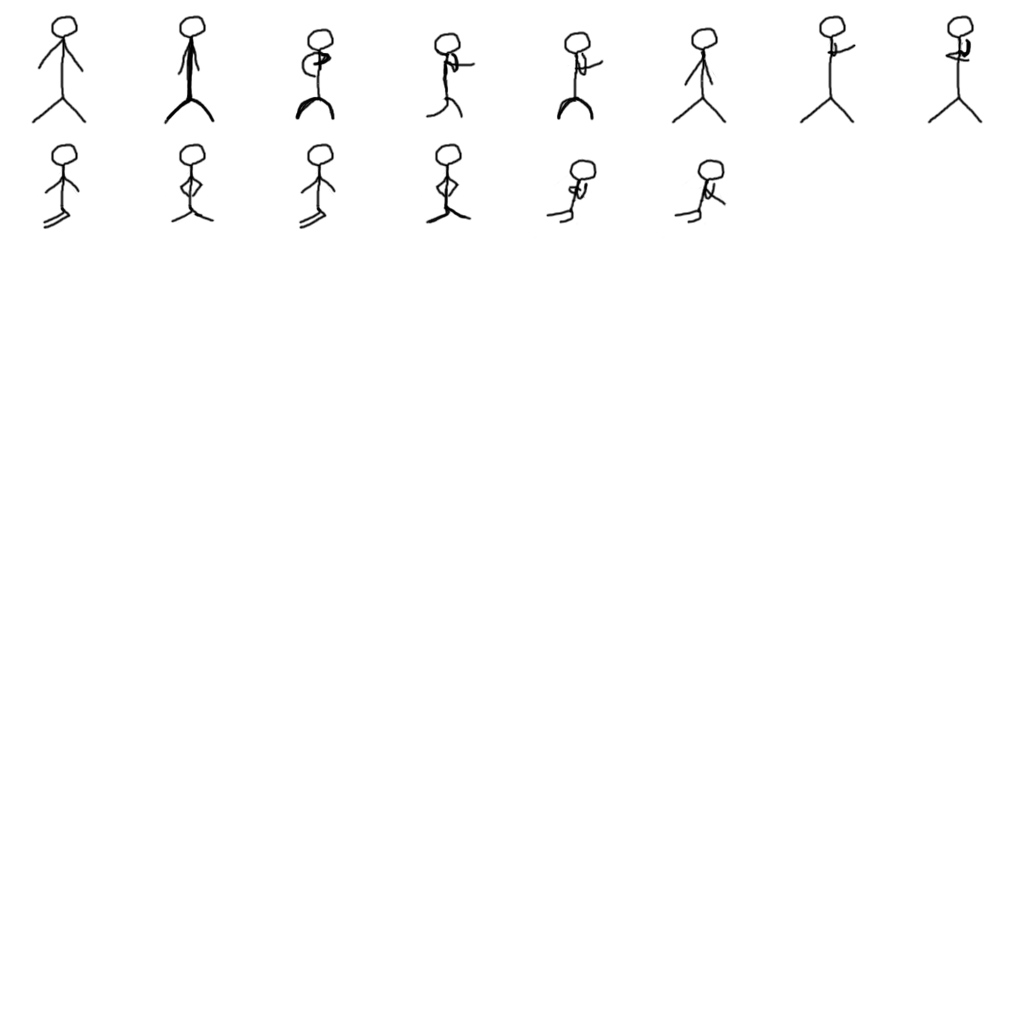
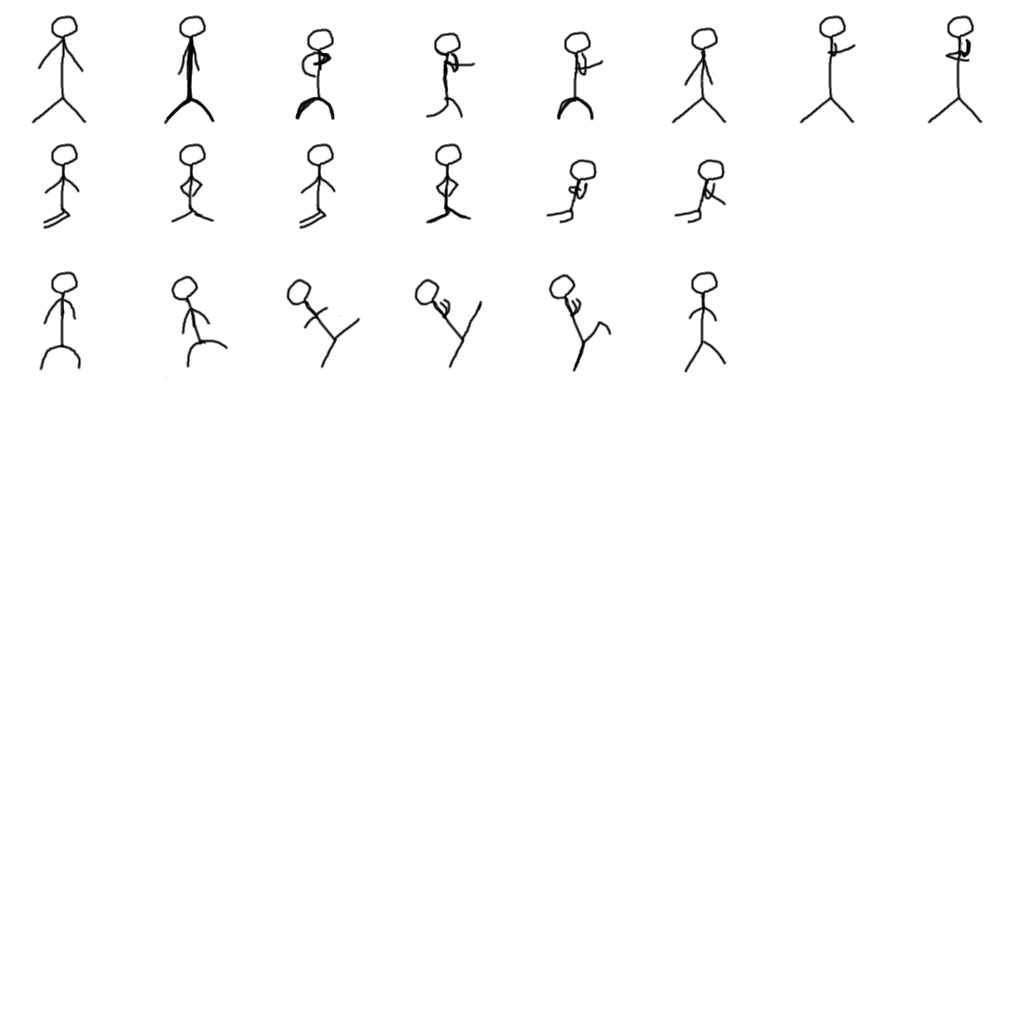
Layer changes from the first 1024×1024 image to the second:
added group "2H" with 6 layers above "Air 5L" over left=39, top=270, right=727, bottom=380
added layer "Stand copy 8" in group "2H" over left=684, top=270, right=727, bottom=373
added layer "Stand copy 7" in group "2H" over left=548, top=273, right=612, bottom=373
added layer "Stand copy 6" in group "2H" over left=414, top=278, right=483, bottom=369
added layer "Stand copy 5" in group "2H" over left=286, top=278, right=361, bottom=369
added layer "Stand copy 4" in group "2H" over left=163, top=275, right=229, bottom=380
added layer "Stand copy 3" in group "2H" over left=39, top=270, right=82, bottom=371
